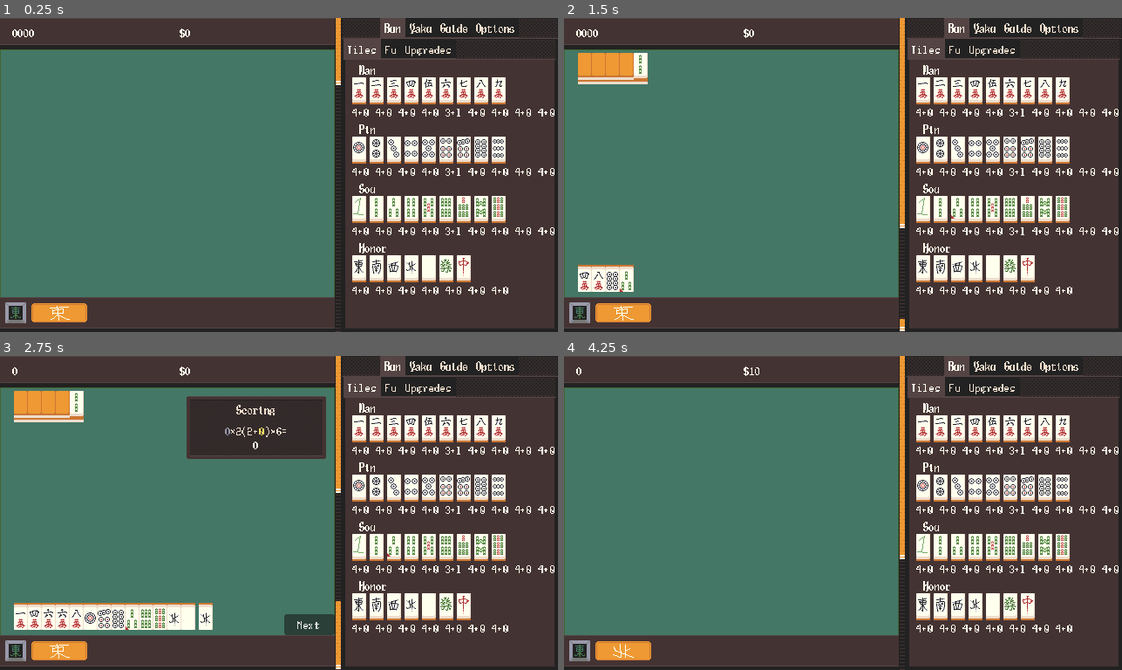
Above: before the commit, frames 1-4 (two rows, left to right).
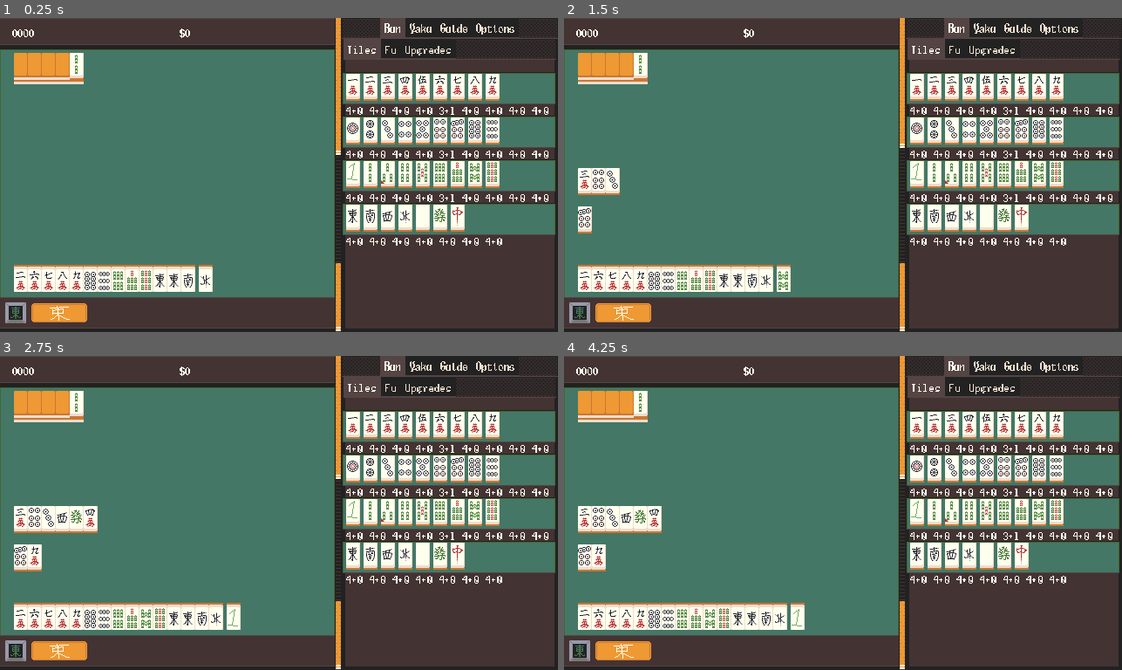
Above: after the commit, the same moments.

Repository: nanahyakuman/ultimahjong
Game: Godot game, scene res://root.tscn
Same seed, same stepped clock (60 frames per second), same inputs: the game is played once before the commit and once after it.
Inputs (mouse positions are in pixels of both pictures, inside the frame that each line leads up to):
- Up to frame 1 (0.25 s): no input
- Up to frame 2 (1.5 s): tap Enter at 0.5 s; drag from (921, 90) to (898, 105) at 0.52 s; drag from (586, 71) to (815, 237) at 1.27 s
- Up to frame 3 (2.75 s): tap Space at 2 s; move the mouse to (33, 409) at 2.02 s; click (33, 409) at 2.17 s
- Up to frame 4 (4.25 s): click (870, 626) at 2.75 s, where only the run before the commit has a clickable "Next"; click (865, 626) at 3.5 s, where only the run before the commit has a clickable "Next Round"

The runs differ from the first frame. In frame 1, 23% of the frame differs, in the area x 2-100%, y 11-100%; in frame 2, 22%; in frame 3, 26%, in the area x 2-100%, y 3-89%; in frame 4, 25%.

Commit message:
cursor imporvements, tile screen gfx

Diff:
--- a/AnimTimer.gd
+++ b/AnimTimer.gd
@@ -1,7 +1,7 @@
 extends Timer
 
 var anim_speed_mod = 2.0
-var skip = false
+var skip = true
 
 func start_get(time: float):
 	if skip:
--- a/Cursor.gd
+++ b/Cursor.gd
@@ -1,7 +1,19 @@
-extends Sprite2D
+extends Control
+@onready var label = $Label
+
+@export var offset = Vector2(12,-1)
 
 func _ready():
-	Input.set_custom_mouse_cursor(load("res://image/cursor.png"))
+	Input.set_custom_mouse_cursor(load("res://image/cursor/cursor.png"))
+	Input.set_custom_mouse_cursor(load("res://image/cursor/handcursor.png"), Input.CURSOR_POINTING_HAND)
+	set_text("")
 
-#func _process(delta):
-#	Input.warp_mouse(get_window().get_mouse_position().snapped(Vector2(1.0,1.0))*4.0)
+func _process(delta):
+	position = get_window().get_mouse_position() + offset
+
+func set_text(str: String):
+	visible = str.length() != 0
+	if label.text == str:
+		return
+	label.text = str
+	size = Vector2i(0,0)
--- /dev/null
+++ b/CursorTextRequester.gd
@@ -0,0 +1,13 @@
+extends Control
+
+@export var hover_text = ""
+@onready var cursor_text = %CursorText
+
+func _ready():
+	connect("mouse_entered", _mouse_entered)
+	connect("mouse_exited", _mouse_exited)
+
+func _mouse_entered():
+	cursor_text.set_text(hover_text)
+func _mouse_exited():
+	cursor_text.set_text("")
--- a/HandGUI.gd
+++ b/HandGUI.gd
@@ -1,6 +1,7 @@
 extends HBoxContainer
 
 @onready var gui_manager = $"../../../../.."
+@onready var tsumo = $"../Tsumo"
 
 #  highlight tiles used in a chi/pon/kan. called by individual calls
 func highlight_relevant_tiles(tiles: Array, val: bool):
@@ -19,3 +20,8 @@
 
 	if gui_manager.most_recent_discard:
 		gui_manager.most_recent_discard.direct_request_highlight(val)
+
+func do_hover_cursor(do: bool):
+	for node in [self, tsumo]:
+		for c in node.get_children():
+			c.mouse_default_cursor_shape = CURSOR_POINTING_HAND if do else CURSOR_ARROW
--- a/MahjongManager.gd
+++ b/MahjongManager.gd
@@ -12,6 +12,7 @@
 @onready var root = $"../../.."
 @onready var anim_timer = $AnimTimer
 @onready var upgrades = $Upgrades
+@onready var hand_gui = $"../GUIManager/All/SideSpacers/Tiles/HBoxContainer/Hand"
 
 # base size of the hand
 const BASE_HAND_SIZE = 13
@@ -33,7 +34,8 @@
 var seat_wind = -3 # incremented at start of round
 
 enum {STATE_ACTIONABLE, STATE_ANIMATING, STATE_CALLS}
-var state = STATE_ANIMATING
+# use `set_state` onegaishimasu
+var _state = STATE_ANIMATING
 #  i dont like this being global but its the easist way to make
 # this work
 var remaining_opp_discards
@@ -95,37 +97,35 @@
 
 
 func draw_hand():
-	# the chaining looks dopey but it lets us draw by sets of
-	# 4 (admittedly mostly for effect).
-	for i in int(BASE_HAND_SIZE/4):
+	for j in upgrades.get_dead_tiles()/4:
 		await anim_timer.start_mod(.15)
-		hand.append(get_next_from_wall())
-		hand.append(get_next_from_wall())
-		hand.append(get_next_from_wall())
+		get_next_from_wall()
+		get_next_from_wall()
+		get_next_from_wall()
+		get_next_from_wall()
+		gui_manager.increment_dead_wall_count(4)
+		call_sfx_player.play()
+
+	if upgrades.get_dead_tiles()%4 != 0:
+		await anim_timer.start_mod(.15)
+		for j in upgrades.get_dead_tiles()%4:
+			get_next_from_wall()
+		gui_manager.increment_dead_wall_count(upgrades.get_dead_tiles()%4)
+		call_sfx_player.play()
+
+	await anim_timer.start_mod(.15)
+
+	for i in BASE_HAND_SIZE:
+		await anim_timer.start_mod(.07)
 		hand.append(get_next_from_wall())
 		call_sfx_player.play()
-		update_hand_label()
-		for j in (upgrades.get_dead_tiles())/4:
-			await anim_timer.start_mod(.15)
-			get_next_from_wall()
-			get_next_from_wall()
-			get_next_from_wall()
-			get_next_from_wall()
-			gui_manager.increment_dead_wall_count(4)
-			call_sfx_player.play()
-		if (upgrades.get_dead_tiles())%4 != 0:
-			await anim_timer.start_mod(.15)
-			for j in (upgrades.get_dead_tiles())%4:
-				get_next_from_wall()
-			gui_manager.increment_dead_wall_count((upgrades.get_dead_tiles())%4)
-			call_sfx_player.play()
-
-	if BASE_HAND_SIZE%4 != 0:
-		await anim_timer.start_mod(.15)
-		tile_sfx_player.play()
-		for i in BASE_HAND_SIZE%4:
-			hand.append(get_next_from_wall())
-		update_hand_label()
+		update_hand_label(true)
+
+	await anim_timer.start_mod(.15)
+	call_sfx_player.play()
+	update_hand_label()
+
+#	print(wall.size())
 
 #	var temp = []
 #
@@ -158,7 +158,7 @@
 #	temp.append(MTile.new(MTile.SUITS.MAN, 9))
 
 #	hand = temp
-	update_hand_label()
+#	update_hand_label()
 
 
 func draw_kan_dora():
@@ -183,7 +183,6 @@
 	do_opp_discard()
 
 func do_tsumo():
-	state = STATE_ACTIONABLE
 	tsumo = get_next_from_wall()
 #	tsumo = MTile.new(MTile.SUITS.MAN, 1)
 	if !tsumo:
@@ -191,18 +190,20 @@
 	gui_manager.update_tsumo([tsumo])
 	tile_sfx_player.play()
 
+	set_state(STATE_ACTIONABLE)
+
 	# tsumo agari, also kan check
 	do_if_can_tsumo()
 
 
 func do_post_call_discard():
-	state = STATE_ACTIONABLE
+	set_state(STATE_ACTIONABLE)
 
 
 #  discard 1 tile, prompt calls if appropriate, recurse/go to player
 # draw if not
 func do_opp_discard():
-	state = STATE_ANIMATING
+	set_state(STATE_ANIMATING)
 	await anim_timer.start_mod(.2)
 
 	if remaining_opp_discards == 0:
@@ -233,7 +234,7 @@
 	if call_bitmask != 0:
 		#  switching state like this means that only calls are taken as
 		# input
-		state = STATE_CALLS
+		set_state(STATE_CALLS)
 		calls_manager.enable_calls(call_bitmask, tiles_involved_in_call)
 	else:
 		do_opp_discard()
@@ -397,13 +398,13 @@
 		involved[CALL_BITMASK.CLOSED_KAN] = firstthree
 
 	if btm:
-		state = STATE_CALLS
+		set_state(STATE_CALLS)
 		calls_manager.enable_calls(btm, involved)
 
 
 # called when a cpkr call is made, including passing the call
 func call_graphic_clicked(bitmask: int, tiles_involved: Array):
-	assert(state == STATE_CALLS, "call somehow made in non-calling state. this is bad!")
+	assert(_state == STATE_CALLS, "call somehow made in non-calling state. this is bad!")
 
 	var new_grouping
 	match bitmask:
@@ -411,7 +412,7 @@
 			#  if were cancelling tsumo, just continue play,
 			# else continue discarding
 			if tsumo != null:
-				state = STATE_ACTIONABLE
+				set_state(STATE_ACTIONABLE)
 			else:
 				do_opp_discard()
 			return
@@ -464,7 +465,7 @@
 
 # right click to close call menu
 func _input(event):
-	if state == STATE_CALLS:
+	if _state == STATE_CALLS:
 		if event is InputEventMouseButton:
 			if event.button_index == MOUSE_BUTTON_RIGHT and event.pressed:
 				call_graphic_clicked(CALL_BITMASK.NONE, [])
@@ -479,7 +480,7 @@
 # for tiles in hand, we know that if a tile is clicked
 # it's in hand.
 func tile_graphic_clicked(tile: MTile):
-	if state == STATE_ACTIONABLE:
+	if _state == STATE_ACTIONABLE:
 		draw_and_discard(tile)
 
 func draw_and_discard_index(i: int):
@@ -505,8 +506,9 @@
 	TileGraphicKnower.highlight_matching_tiles(discardee, false)
 	start_rotation()
 
-func update_hand_label():
-	hand.sort_custom(Callable(MTile, "tile_compare"))
+func update_hand_label(override_sort = false):
+	if !override_sort:
+		hand.sort_custom(Callable(MTile, "tile_compare"))
 	gui_manager.update_hand(hand)
 
 
@@ -560,6 +562,14 @@
 	#TileGraphicKnower.update_dora_ids([])
 
 
+func set_state(new_state: int):
+	if _state == new_state:
+		return
+
+	_state = new_state
+
+	hand_gui.do_hover_cursor(_state == STATE_ACTIONABLE)
+
 func hand_is_open():
 	for g in called_hand:
 		if g.open:
--- a/MenuTileHolder.gd
+++ b/MenuTileHolder.gd
@@ -3,7 +3,7 @@
 @export var suit = MTile.SUITS.MAN
 @export var tile_graphic = preload("res://TileGraphic.tscn")
 
-@onready var tile_counter = $"../../../../../../../../MahjongRoot/MahjongManager/TileCounter"
+@onready var tile_counter = $"../../../../../../../../../MahjongRoot/MahjongManager/TileCounter"
 
 func _ready():
 	for i in 9 if suit != MTile.SUITS.SPECIAL else MTile.SPECIALS.size()-1:
--- a/Purchaseable.gd
+++ b/Purchaseable.gd
@@ -7,6 +7,7 @@
 @onready var label = $PanelBuster/Label
 
 enum TYPES {AKA, ADD, DEAD_REDUCE, KAN_REVEAL}
+const HOVER_TEXTS = ["Convert tiles to aka.", "Add tiles to wall.", "Reduce the number of tiles killed at the start of a round.", "Start with additional kan dora revealed."]
 var type = null
 var tiles = []
 var hidden_mask = []
@@ -65,4 +66,11 @@
 	if event is InputEventMouseButton:
 		if event.button_index == MOUSE_BUTTON_LEFT and event.pressed:
 			if get_parent().pressed(self):
+				get_parent().hovered(self, false)
 				queue_free()
+
+func _mouse_entered():
+	get_parent().hovered(self, true)
+
+func _mouse_exit():
+	get_parent().hovered(self, false)
--- a/PurchaseablesHolder.gd
+++ b/PurchaseablesHolder.gd
@@ -4,6 +4,7 @@
 @onready var tile_counter = mahjong_manager.tile_counter
 @onready var upgrades = mahjong_manager.upgrades
 @onready var shop_root = %ShopRoot
+@onready var cursor_text = %CursorText
 
 @export var purchaseable: PackedScene
 
@@ -64,3 +65,7 @@
 			upgrades.additional_revealed_kandora += 1
 
 	return true
+
+
+func hovered(node: Purchaseable, yes: bool):
+	cursor_text.set_text(node.HOVER_TEXTS[node.type] if yes else "")
--- a/TileGraphic.gd
+++ b/TileGraphic.gd
@@ -55,10 +55,14 @@
 	visible_side = side
 	if side == -1:
 		sides.visible = false
+		sim_tile_highlight.frame = 4
 	elif !_reversed:
 		sides.frame = side
+		sim_tile_highlight.frame = side
 	else:
 		sides.frame = 4 + side
+		sim_tile_highlight.frame = side
+
 
 	sprite.visible = !_reversed
 
--- a/TileGraphic.tscn
+++ b/TileGraphic.tscn
@@ -101,6 +101,8 @@
 visible = false
 position = Vector2(8, 13)
 texture = ExtResource("4_2lunx")
+hframes = 5
+frame = 3
 
 [node name="RedTileHighlight" type="Sprite2D" parent="."]
 visible = false
--- a/Upgrades.gd
+++ b/Upgrades.gd
@@ -4,7 +4,7 @@
 
 #  amount of tiles to kill at the start. (it's the present value * 3).
 # this should be an even number or the dead wall display will break
-const TILES_DEAD_PER_4_PLAYER_DRAWS = 12
+const TILES_DEAD_PER_4_PLAYER_DRAWS = 36
 @export var dead_wall_size_reduce = 0
 func get_dead_tiles():
 	return maxi(TILES_DEAD_PER_4_PLAYER_DRAWS - dead_wall_size_reduce, 0)
--- a/purchaseable.tscn
+++ b/purchaseable.tscn
@@ -59,7 +59,11 @@
 
 [node name="TileContainer" type="HBoxContainer" parent="HBoxContainer"]
 layout_mode = 2
+mouse_filter = 2
 alignment = 1
 
 [node name="TileGraphic" parent="HBoxContainer/TileContainer" instance=ExtResource("5_v11np")]
 layout_mode = 2
+
+[connection signal="mouse_entered" from="." to="." method="_mouse_entered"]
+[connection signal="mouse_exited" from="." to="." method="_mouse_exit"]
--- a/root.gd
+++ b/root.gd
@@ -12,8 +12,8 @@
 
 	start_round()
 
-	await get_tree().create_timer(2.0).timeout
-	end_round(ScoringInfo.new(), 6)
+#	await get_tree().create_timer(2.0).timeout
+#	end_round(ScoringInfo.new(), 6)
 
 func start_round():
 	shop_root.visible = false
--- a/root.tscn
+++ b/root.tscn
@@ -27,6 +27,7 @@
 [ext_resource type="Script" path="res://CallGraphic.gd" id="13_wfhtv"]
 [ext_resource type="Script" path="res://GraphicTileCounter.gd" id="13_x2gyd"]
 [ext_resource type="Texture2D" uid="uid://ch4nr70j7xj74" path="res://image/tilecounter_end_odd.png" id="15_tgg3l"]
+[ext_resource type="Script" path="res://CursorTextRequester.gd" id="16_8lthm"]
 [ext_resource type="Script" path="res://ShopRoot.gd" id="19_bnl3p"]
 [ext_resource type="Texture2D" uid="uid://bxt2na0s3mabw" path="res://image/call_indicator_gold.png" id="19_idqi3"]
 [ext_resource type="Texture2D" uid="uid://clj2wxpbqagea" path="res://image/scoring9pr.png" id="20_ib16c"]
@@ -36,9 +37,10 @@
 [ext_resource type="Script" path="res://NextRoundButton.gd" id="21_roajs"]
 [ext_resource type="Script" path="res://ScoringRoot.gd" id="21_yhd2i"]
 [ext_resource type="FontFile" uid="uid://dmoumxbcf3gn" path="res://text/font/Body2.png" id="28_jde07"]
-[ext_resource type="Texture2D" uid="uid://c30qiclh2lxb4" path="res://image/cursor.png" id="30_7lply"]
 [ext_resource type="Script" path="res://Cursor.gd" id="31_y04dm"]
 [ext_resource type="Texture2D" uid="uid://blxlrv0jsh5hx" path="res://image/tilecounter_end_even.png" id="33_ykpb6"]
+[ext_resource type="Texture2D" uid="uid://b7pi28pjp68qt" path="res://image/cursor9pr.png" id="38_n0b1y"]
+[ext_resource type="Texture2D" uid="uid://ng8eqocmaltm" path="res://image/sidebar_tiles_9pr.png" id="39_1otd6"]
 
 [sub_resource type="StyleBoxTexture" id="StyleBoxTexture_122ig"]
 content_margin_left = 8.0
@@ -55,6 +57,35 @@
 
 [sub_resource type="StyleBoxEmpty" id="StyleBoxEmpty_l6in4"]
 
+[sub_resource type="StyleBoxTexture" id="StyleBoxTexture_02wl1"]
+content_margin_top = 0.0
+content_margin_bottom = 2.0
+texture = ExtResource("39_1otd6")
+texture_margin_left = 2.0
+texture_margin_top = 3.0
+texture_margin_right = 2.0
+texture_margin_bottom = 1.0
+expand_margin_left = 2.0
+expand_margin_top = 2.0
+expand_margin_bottom = 1.0
+
+[sub_resource type="StyleBoxEmpty" id="StyleBoxEmpty_t3qve"]
+content_margin_left = 2.0
+
+[sub_resource type="StyleBoxTexture" id="StyleBoxTexture_vhwba"]
+content_margin_top = 1.0
+content_margin_bottom = 4.0
+texture = ExtResource("38_n0b1y")
+texture_margin_left = 4.0
+texture_margin_top = 4.0
+texture_margin_right = 4.0
+texture_margin_bottom = 4.0
+axis_stretch_horizontal = 1
+axis_stretch_vertical = 1
+
+[sub_resource type="LabelSettings" id="LabelSettings_ytvxj"]
+line_spacing = 0.0
+
 [node name="Root" type="Control"]
 texture_filter = 1
 layout_mode = 3
@@ -271,6 +302,7 @@
 [node name="Tsumo" type="HBoxContainer" parent="HBoxContainer/MahjongRoot/GUIManager/All/SideSpacers/Tiles/HBoxContainer"]
 custom_minimum_size = Vector2(16, 32)
 layout_mode = 2
+mouse_default_cursor_shape = 2
 
 [node name="Spacer2" type="Control" parent="HBoxContainer/MahjongRoot/GUIManager/All/SideSpacers"]
 custom_minimum_size = Vector2(16, 16)
@@ -300,6 +332,8 @@
 custom_minimum_size = Vector2(24, 24)
 layout_mode = 2
 size_flags_vertical = 4
+script = ExtResource("16_8lthm")
+hover_text = "The Prevalent Wind."
 
 [node name="Sprite2D" type="Sprite2D" parent="HBoxContainer/MahjongRoot/GUIManager/All/TextureRect/HBoxContainer/RoundWind"]
 texture = ExtResource("8_heinv")
@@ -310,6 +344,8 @@
 custom_minimum_size = Vector2(64, 24)
 layout_mode = 2
 size_flags_vertical = 4
+script = ExtResource("16_8lthm")
+hover_text = "The Sitting Wind."
 
 [node name="Sprite2D" type="Sprite2D" parent="HBoxContainer/MahjongRoot/GUIManager/All/TextureRect/HBoxContainer/SittingWind"]
 texture = ExtResource("8_00qj1")
@@ -513,6 +549,7 @@
 script = ExtResource("13_wfhtv")
 
 [node name="ScoringRoot" type="Control" parent="HBoxContainer/MahjongRoot"]
+visible = false
 layout_mode = 1
 anchors_preset = 15
 anchor_right = 1.0
@@ -611,6 +648,7 @@
 
 [node name="ShopRoot" type="Control" parent="HBoxContainer/MahjongRoot"]
 unique_name_in_owner = true
+visible = false
 layout_mode = 1
 anchors_preset = 15
 anchor_right = 1.0
@@ -655,7 +693,6 @@
 script = ExtResource("20_wmn33")
 purchaseable = ExtResource("21_3mckx")
 BUTTONS = 2
-PER_BUTTON = 2
 
 [node name="TilePurchaseables" type="HBoxContainer" parent="HBoxContainer/MahjongRoot/ShopRoot/VBoxContainer"]
 layout_mode = 2
@@ -665,7 +702,7 @@
 purchaseable = ExtResource("21_3mckx")
 type = 1
 BUTTONS = 2
-PER_BUTTON = 2
+PER_BUTTON = 4
 
 [node name="DeadWallPurchaseables" type="HBoxContainer" parent="HBoxContainer/MahjongRoot/ShopRoot/VBoxContainer"]
 layout_mode = 2
@@ -769,25 +806,27 @@
 layout_mode = 2
 
 [node name="HBoxContainer" type="HBoxContainer" parent="HBoxContainer/Sidebar/TabContainer/Run/TabContainer/Tiles"]
-layout_mode = 0
-offset_right = 40.0
-offset_bottom = 40.0
-
-[node name="Spacer" type="Control" parent="HBoxContainer/Sidebar/TabContainer/Run/TabContainer/Tiles/HBoxContainer"]
-custom_minimum_size = Vector2(8, 0)
-layout_mode = 2
+layout_mode = 1
+anchors_preset = 15
+anchor_right = 1.0
+anchor_bottom = 1.0
+grow_horizontal = 2
+grow_vertical = 2
+alignment = 1
 
 [node name="TilesDisplay" type="VBoxContainer" parent="HBoxContainer/Sidebar/TabContainer/Run/TabContainer/Tiles/HBoxContainer"]
 layout_mode = 2
 script = ExtResource("13_egxkc")
 
-[node name="RichTextLabel" type="RichTextLabel" parent="HBoxContainer/Sidebar/TabContainer/Run/TabContainer/Tiles/HBoxContainer/TilesDisplay"]
-layout_mode = 2
-bbcode_enabled = true
-text = "[b]Man[/b]"
-fit_content = true
-
-[node name="MenuTileHolder" type="HBoxContainer" parent="HBoxContainer/Sidebar/TabContainer/Run/TabContainer/Tiles/HBoxContainer/TilesDisplay"]
+[node name="Control" type="Control" parent="HBoxContainer/Sidebar/TabContainer/Run/TabContainer/Tiles/HBoxContainer/TilesDisplay"]
+custom_minimum_size = Vector2(0, 16)
+layout_mode = 2
+
+[node name="PanelContainer" type="PanelContainer" parent="HBoxContainer/Sidebar/TabContainer/Run/TabContainer/Tiles/HBoxContainer/TilesDisplay"]
+layout_mode = 2
+theme_override_styles/panel = SubResource("StyleBoxTexture_02wl1")
+
+[node name="MenuTileHolder" type="HBoxContainer" parent="HBoxContainer/Sidebar/TabContainer/Run/TabContainer/Tiles/HBoxContainer/TilesDisplay/PanelContainer"]
 custom_minimum_size = Vector2(0, 32)
 layout_mode = 2
 theme_override_constants/separation = 4
@@ -795,15 +834,14 @@
 
 [node name="RichTextLabel2" type="Label" parent="HBoxContainer/Sidebar/TabContainer/Run/TabContainer/Tiles/HBoxContainer/TilesDisplay"]
 layout_mode = 2
+theme_override_styles/normal = SubResource("StyleBoxEmpty_t3qve")
 text = "4+0 4+0 4+0 4+0 3+1 4+0 4+0 4+0 4+0 "
 
-[node name="RichTextLabel3" type="RichTextLabel" parent="HBoxContainer/Sidebar/TabContainer/Run/TabContainer/Tiles/HBoxContainer/TilesDisplay"]
-layout_mode = 2
-bbcode_enabled = true
-text = "[b]Pin[/b]"
-fit_content = true
-
-[node name="MenuTileHolder2" type="HBoxContainer" parent="HBoxContainer/Sidebar/TabContainer/Run/TabContainer/Tiles/HBoxContainer/TilesDisplay"]
+[node name="PanelContainer2" type="PanelContainer" parent="HBoxContainer/Sidebar/TabContainer/Run/TabContainer/Tiles/HBoxContainer/TilesDisplay"]
+layout_mode = 2
+theme_override_styles/panel = SubResource("StyleBoxTexture_02wl1")
+
+[node name="MenuTileHolder" type="HBoxContainer" parent="HBoxContainer/Sidebar/TabContainer/Run/TabContainer/Tiles/HBoxContainer/TilesDisplay/PanelContainer2"]
 custom_minimum_size = Vector2(0, 32)
 layout_mode = 2
 theme_override_constants/separation = 4
@@ -812,15 +850,14 @@
 
 [node name="RichTextLabel4" type="Label" parent="HBoxContainer/Sidebar/TabContainer/Run/TabContainer/Tiles/HBoxContainer/TilesDisplay"]
 layout_mode = 2
+theme_override_styles/normal = SubResource("StyleBoxEmpty_t3qve")
 text = "4+0 4+0 4+0 4+0 3+1 4+0 4+0 4+0 4+0 "
 
-[node name="RichTextLabel5" type="RichTextLabel" parent="HBoxContainer/Sidebar/TabContainer/Run/TabContainer/Tiles/HBoxContainer/TilesDisplay"]
-layout_mode = 2
-bbcode_enabled = true
-text = "[b]Sou[/b]"
-fit_content = true
-
-[node name="MenuTileHolder3" type="HBoxContainer" parent="HBoxContainer/Sidebar/TabContainer/Run/TabContainer/Tiles/HBoxContainer/TilesDisplay"]
+[node name="PanelContainer3" type="PanelContainer" parent="HBoxContainer/Sidebar/TabContainer/Run/TabContainer/Tiles/HBoxContainer/TilesDisplay"]
+layout_mode = 2
+theme_override_styles/panel = SubResource("StyleBoxTexture_02wl1")
+
+[node name="MenuTileHolder" type="HBoxContainer" parent="HBoxContainer/Sidebar/TabContainer/Run/TabContainer/Tiles/HBoxContainer/TilesDisplay/PanelContainer3"]
 custom_minimum_size = Vector2(0, 32)
 layout_mode = 2
 theme_override_constants/separation = 4
@@ -829,15 +866,14 @@
 
 [node name="RichTextLabel6" type="Label" parent="HBoxContainer/Sidebar/TabContainer/Run/TabContainer/Tiles/HBoxContainer/TilesDisplay"]
 layout_mode = 2
+theme_override_styles/normal = SubResource("StyleBoxEmpty_t3qve")
 text = "4+0 4+0 4+0 4+0 3+1 4+0 4+0 4+0 4+0 "
 
-[node name="RichTextLabel7" type="RichTextLabel" parent="HBoxContainer/Sidebar/TabContainer/Run/TabContainer/Tiles/HBoxContainer/TilesDisplay"]
-layout_mode = 2
-bbcode_enabled = true
-text = "[b]Honor[/b]"
-fit_content = true
-
-[node name="MenuTileHolder4" type="HBoxContainer" parent="HBoxContainer/Sidebar/TabContainer/Run/TabContainer/Tiles/HBoxContainer/TilesDisplay"]
+[node name="PanelContainer4" type="PanelContainer" parent="HBoxContainer/Sidebar/TabContainer/Run/TabContainer/Tiles/HBoxContainer/TilesDisplay"]
+layout_mode = 2
+theme_override_styles/panel = SubResource("StyleBoxTexture_02wl1")
+
+[node name="MenuTileHolder" type="HBoxContainer" parent="HBoxContainer/Sidebar/TabContainer/Run/TabContainer/Tiles/HBoxContainer/TilesDisplay/PanelContainer4"]
 custom_minimum_size = Vector2(0, 32)
 layout_mode = 2
 theme_override_constants/separation = 4
@@ -846,6 +882,7 @@
 
 [node name="RichTextLabel8" type="Label" parent="HBoxContainer/Sidebar/TabContainer/Run/TabContainer/Tiles/HBoxContainer/TilesDisplay"]
 layout_mode = 2
+theme_override_styles/normal = SubResource("StyleBoxEmpty_t3qve")
 text = "4+0 4+0 4+0 4+0 4+0 4+0 4+0"
 
 [node name="Fu" type="TabBar" parent="HBoxContainer/Sidebar/TabContainer/Run/TabContainer"]
@@ -1112,11 +1149,20 @@
 visible = false
 layout_mode = 2
 
-[node name="Sprite2D" type="Sprite2D" parent="."]
-visible = false
-texture = ExtResource("30_7lply")
-centered = false
+[node name="CursorText" type="PanelContainer" parent="."]
+unique_name_in_owner = true
+visible = false
+layout_mode = 0
+offset_right = 198.0
+offset_bottom = 17.0
+theme_override_styles/panel = SubResource("StyleBoxTexture_vhwba")
 script = ExtResource("31_y04dm")
+
+[node name="Label" type="Label" parent="CursorText"]
+layout_mode = 2
+size_flags_horizontal = 4
+text = "Reduce the size of the dead wall by 1."
+label_settings = SubResource("LabelSettings_ytvxj")
 
 [connection signal="pressed" from="HBoxContainer/MahjongRoot/ScoringRoot/OpenShopButton" to="HBoxContainer/MahjongRoot/ScoringRoot/OpenShopButton" method="_on_pressed"]
 [connection signal="pressed" from="HBoxContainer/MahjongRoot/ShopRoot/NextRoundButton" to="HBoxContainer/MahjongRoot/ShopRoot/NextRoundButton" method="_on_pressed"]
Renamed: image/cursor.png -> image/cursor/cursor.png
Not shown, added: image/cursor/cursor.png.import
Binary file added: image/cursor/handcursor.png
Not shown, added: image/cursor/handcursor.png.import
Binary file added: image/cursor9pr.png
Not shown, changed: image/cursor9pr.png.import
Binary file added: image/sidebar_tiles_9pr.png
Not shown, added: image/sidebar_tiles_9pr.png.import
Binary file changed: image/tile_highlight_b.png
Binary file changed: image/tiles.png
Not shown: 1 places in root.tscn that only renumber resources
Not shown, changed: todo.txt
